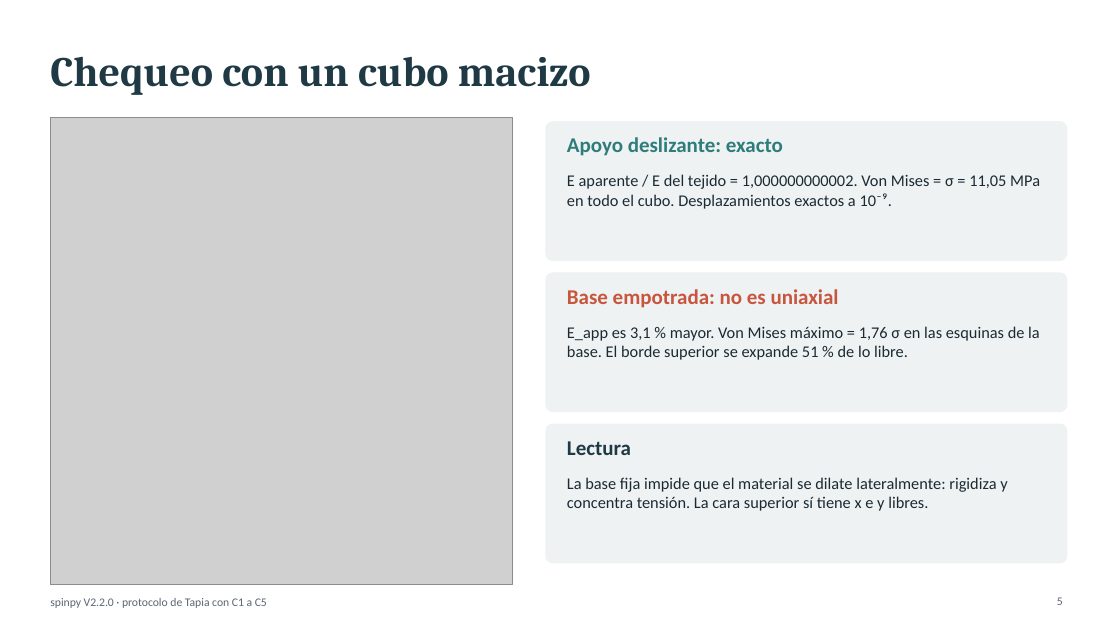
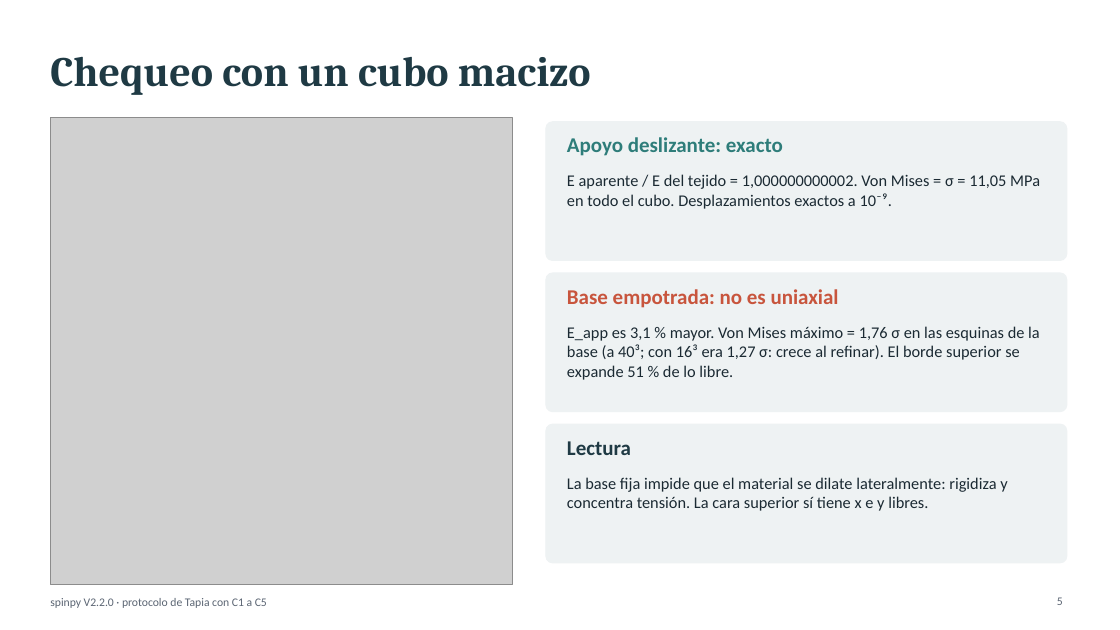
Before and after one commit to cgt1989/spinpy, a slide deck: slide 5 of comparativa_motores/tapia_c1_c5/Tapia_C1_C5.pptx. Drawn at 1120x630 pixels with LibreOffice and Linux fonts; fonts in the diff are those of the drawing; grey boxes stand for pictures. Boxes give left, top, right and bottom in pixels: in the first picture for what was removed or moved away, otherwise in the second. Text is boxed around its words. In the diff, an @@ line names an element or a change of style, - is before the commit and + after.

```diff
--- a/comparativa_motores/tapia_c1_c5/Tapia_C1_C5.pptx
+++ b/comparativa_motores/tapia_c1_c5/Tapia_C1_C5.pptx
@@ text at <box>567,326,1040,380</box>: text changed @@
-E_app es 3,1 % mayor. Von Mises máximo = 1,76 σ en las esquinas de la base. El borde superior se expande 51 % de lo libre.
+E_app es 3,1 % mayor. Von Mises máximo = 1,76 σ en las esquinas de la base (a 40³; con 16³ era 1,27 σ: crece al refinar). El borde superior se expande 51 % de lo libre.
```
Also in this commit, not shown: 11 other slides changed, 2 slides added, 7 other files.
